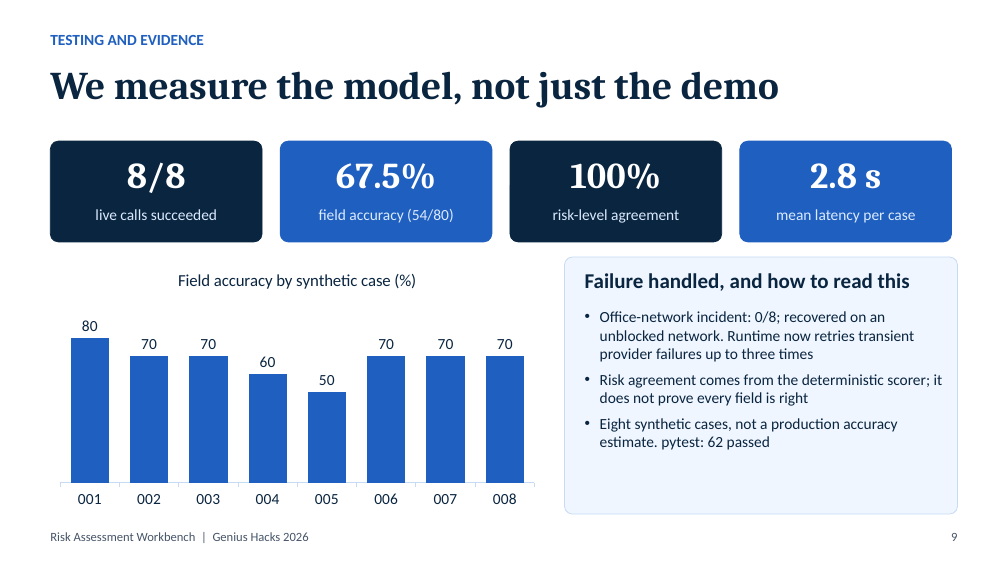
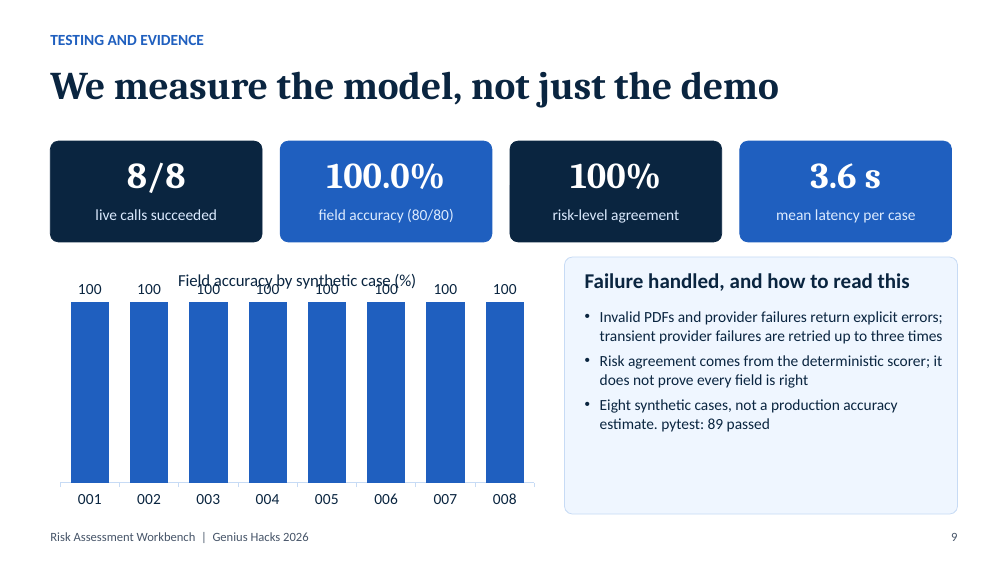
Before and after one commit to ebtenorio-myridius/geniushack3, a slide deck: slide 9 of docs/presentation/Risk_Assessment_Workbench_Genius_Hacks_2026.pptx. Drawn at 1008x567 pixels with LibreOffice and Linux fonts; fonts in the diff are those of the drawing. Boxes give left, top, right and bottom in pixels: in the first picture for what was removed or moved away, otherwise in the second. Text is boxed around its words. In the diff, an @@ line names an element or a change of style, - is before the commit and + after.

```diff
--- a/docs/presentation/Risk_Assessment_Workbench_Genius_Hacks_2026.pptx
+++ b/docs/presentation/Risk_Assessment_Workbench_Genius_Hacks_2026.pptx
@@ text at bbox=[327, 163, 446, 189]: text changed @@
-67.5%
+100.0%
@@ text at bbox=[810, 163, 881, 189]: text changed @@
-2.8 s
+3.6 s
@@ text at bbox=[319, 209, 453, 223]: text changed @@
-field accuracy (54/80)
+field accuracy (80/80)
@@ column chart at bbox=[51, 257, 544, 514] @@
-Series 1: 80, 70, 70, 60, 50, 70, 70, 70
+Series 1: 100, 100, 100, 100, 100, 100, 100, 100
@@ text at bbox=[600, 311, 943, 344]: text changed @@
-• Office-network incident: 0/8; recovered on an unblocked network. Runtime now retries transient provider failures up to three times
+• Invalid PDFs and provider failures return explicit errors; transient provider failures are retried up to three times
@@ text at bbox=[600, 399, 897, 432]: text changed @@
-• Eight synthetic cases, not a production accuracy estimate. pytest: 62 passed
+• Eight synthetic cases, not a production accuracy estimate. pytest: 89 passed
```
Also in this commit, not shown: 4 other slides changed, 6 other files.
